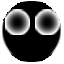
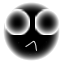
Layered file, before and after one edit (w=64, h=64). Changes by layer:
painted on "Calque 3" over [25, 40, 37, 51]
painted on "Calque 1" over [15, 41, 47, 59]
